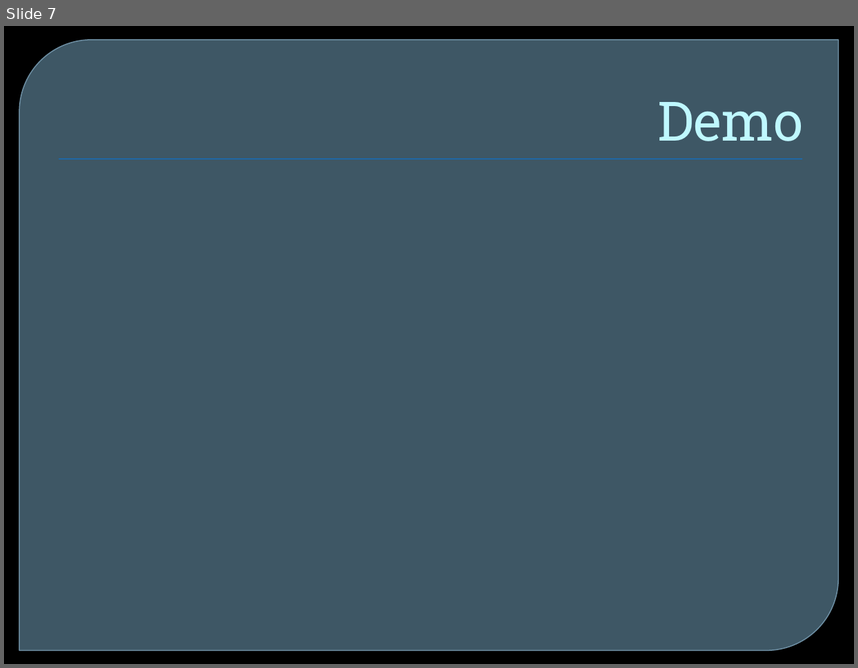
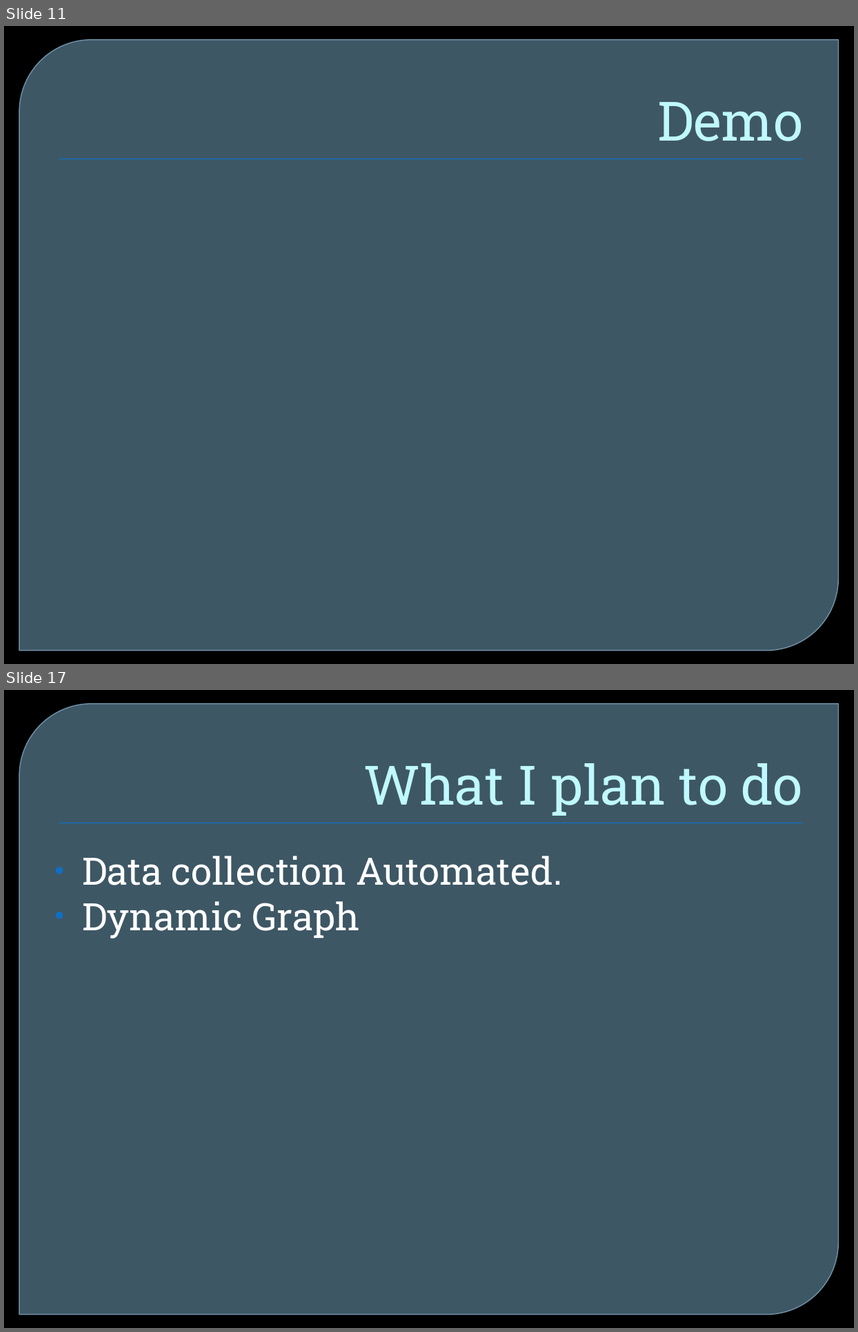
Before and after one commit to maveroke/PerformanceProgression, a slide deck: Report/Presentation 520.pptx. Shown one above the other, each under a label of ours: slide 7 before the commit, slides 11 and 17 after it; the slides between them are not shown. The pictures are 858x668 and 858x1332 pixels, drawn with LibreOffice and Linux fonts; fonts in the diff are those of the drawing; background and template pictures are left out. Boxes give left, top, right and bottom in pixels: in the first picture for what was removed or moved away, otherwise in the second. Text is boxed around its words. In the diff, an @@ line names an element or a change of style, - is before the commit and + after.

```diff
--- a/Report/Presentation 520.pptx
+++ b/Report/Presentation 520.pptx
@@ slide 17 added at (4,690,854,1328), background picture (left out); not listed: 2 template elements that a slide beside it also shows @@
@@ title added at (364,763,803,816), 46 pt, text #C0F7FF @@
+What I plan to do
@@ text added at (82,856,562,938), 32 pt, text #FFFFFF @@
+• Data collection Automated.
+• Dynamic Graph
@@ what was slide 7 is now slide 11 @@
```
Also in this commit, not shown: 3 slides changed, 9 other slides added, 1 slide removed, 29 other files.
